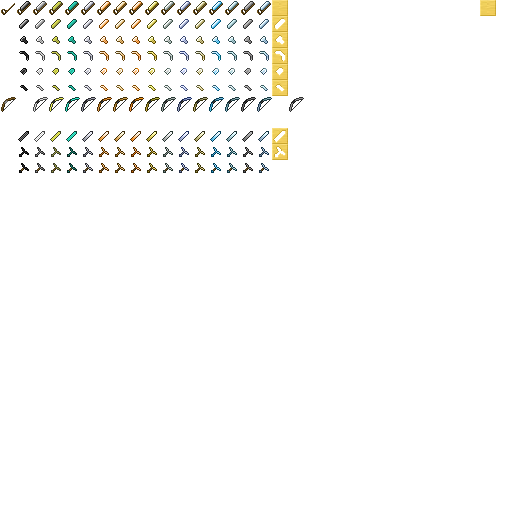
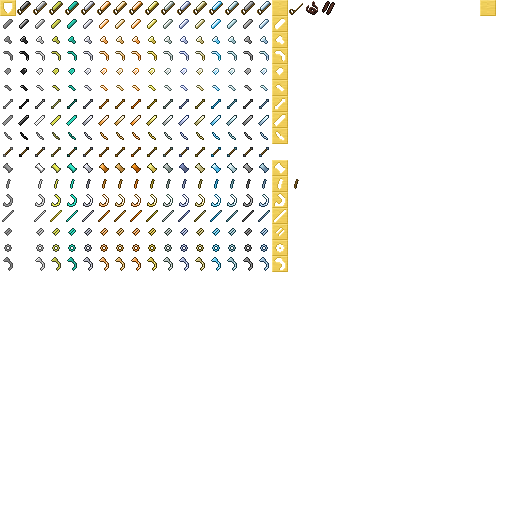
Layers edited between the first and the second 512×512 image:
painted on "Flint" over (x1=0, y1=0, x2=335, y2=272)
